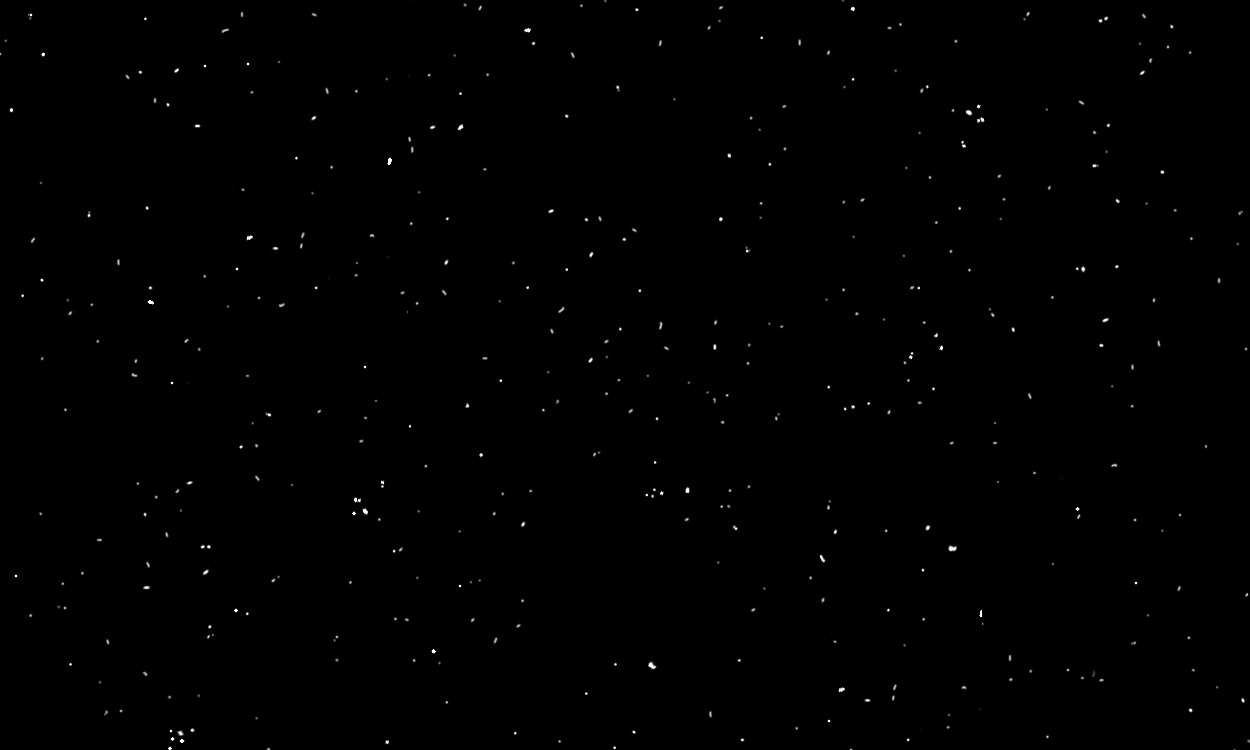
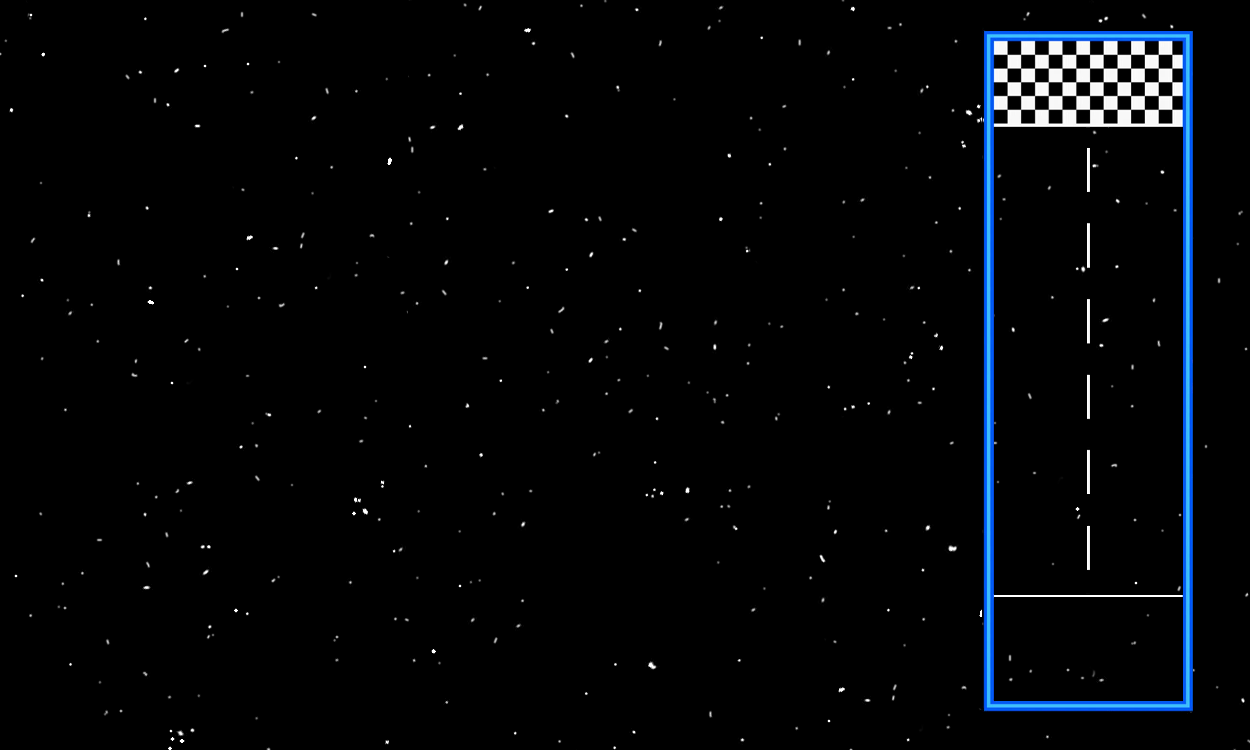
Two versions of the same layered image (w=1250, h=750). Layer-by-layer changes:
added layer "Layer 5" above "Layer 4" over (982, 28, 1193, 712)
